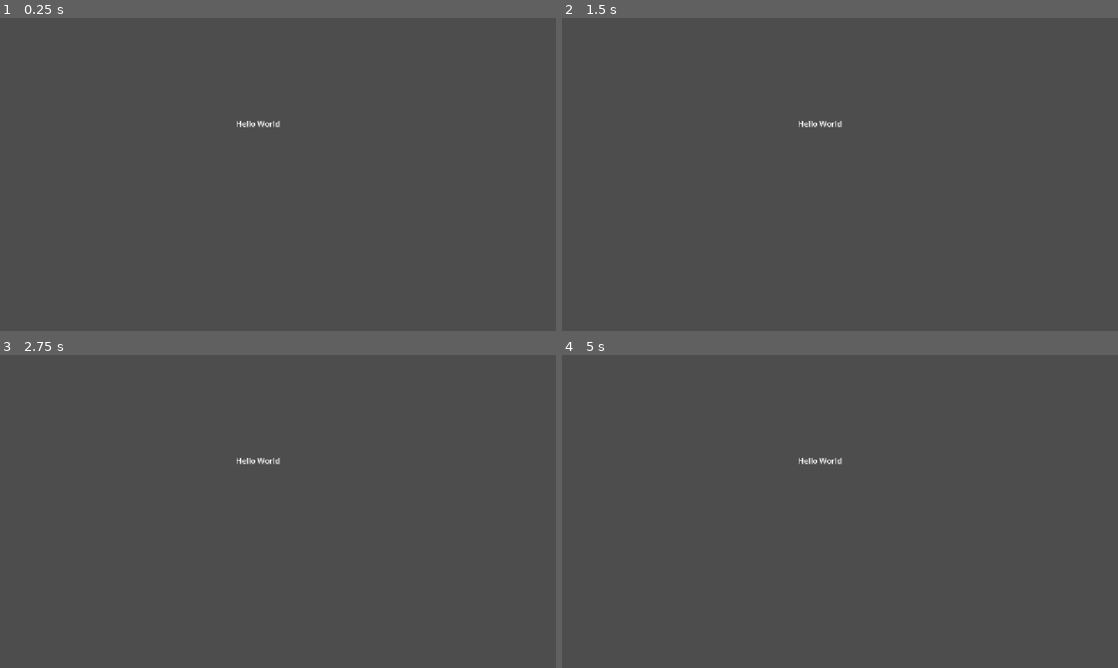
Above: before the commit, frames 1-4 (two rows, left to right).
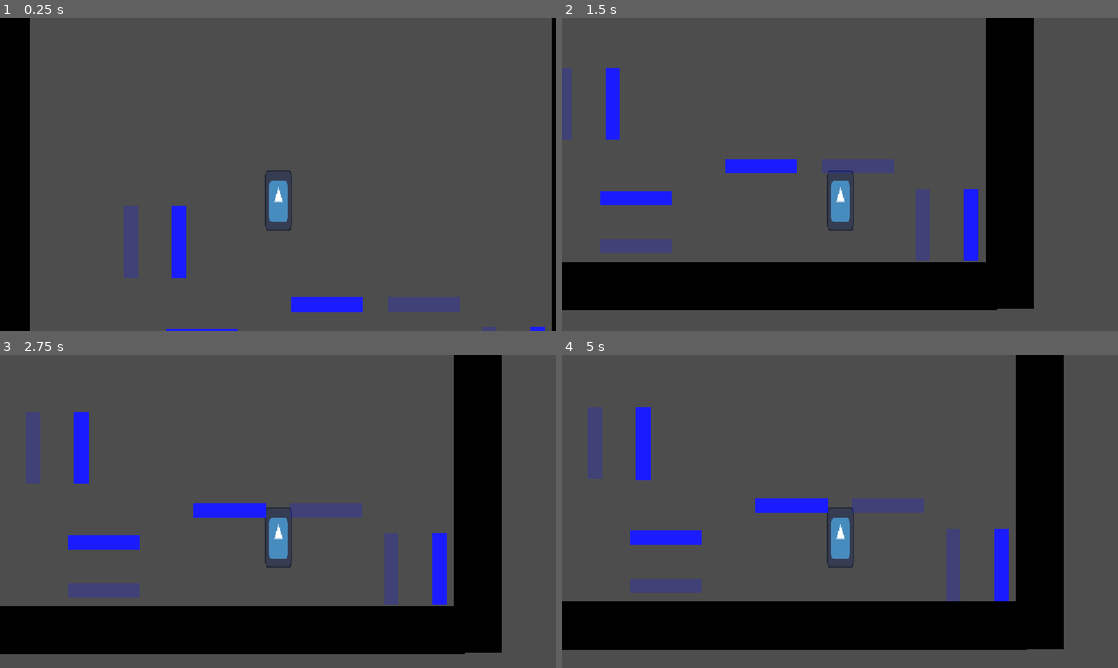
Above: after the commit, the same moments.

Repository: JoeLosOkay/TOM---Gameoff-2026
Game: Godot game, scene res://world.tscn
The game is run twice, just before and just after one commit, with the same random seed, the same clock (stepped at 60 frames per second) and the same inputs. Before the commit the project starts from res://root_scene.tscn. The engine's default icon, where the game draws it, is replaced by a stand-in: a white triangle on a blue panel in a dark square.
Inputs:
- Up to frame 1 (0.25 s): no input
- Up to frame 2 (1.5 s): tap Enter (ui_accept) at 0.5, 0.77, 0.8, 1.07, 1.35 s; hold Shift (Move Platforms, bound only after the commit) 0.53-1.28 s; hold Right (ui_right) from 0.53 s (still down)
- Up to frame 3 (2.75 s): tap Enter (ui_accept) at 1.52, 1.82, 2, 2.3 s; tap Shift (Move Platforms, bound only after the commit) at 1.55 s; release Right (ui_right) at 2.03 s; hold Left (ui_left) from 2.03 s (still down); hold Shift (Move Platforms, bound only after the commit) from 2.03 s (still down)
- Up to frame 4 (5 s): release Left (ui_left) at 2.78 s; release Shift (Move Platforms, bound only after the commit) at 2.78 s; hold Right (ui_right) 2.78-4.28 s; tap Shift (Move Platforms, bound only after the commit) at 2.85, 4.35 s; tap Enter (ui_accept) at 3.02, 3.32, 3.6, 3.77, 4.07, 4.52, 4.82 s; hold Left (ui_left) from 4.28 s (still down)

The runs differ from the first frame. In frame 1, 9.4% of the frame differs, in the area x 0-100%, y 0-100%; in frame 2, 25%; in frame 3, 26%; in frame 4, 26%, in the area x 0-91%, y 0-95%.

Commit message:
added in test room and code so far

Diff:
--- /dev/null
+++ b/Moving_Platform.tscn
@@ -0,0 +1,34 @@
+[gd_scene format=3 uid="uid://3picholh8dcm"]
+
+[ext_resource type="Script" uid="uid://doofdg5nuxrnf" path="res://moving_platform.gd" id="1_1unfh"]
+
+[sub_resource type="QuadMesh" id="QuadMesh_qs3il"]
+
+[sub_resource type="RectangleShape2D" id="RectangleShape2D_qs3il"]
+size = Vector2(149, 30)
+
+[sub_resource type="CanvasTexture" id="CanvasTexture_02stb"]
+
+[node name="Moving_Platform" type="Node2D" unique_id=2024360150]
+
+[node name="Moving Platform" type="AnimatableBody2D" parent="." unique_id=947345590]
+script = ExtResource("1_1unfh")
+
+[node name="MeshInstance2D" type="MeshInstance2D" parent="Moving Platform" unique_id=742793917]
+modulate = Color(0.101960786, 0.10980392, 1, 1)
+scale = Vector2(149.49998, 30.5)
+mesh = SubResource("QuadMesh_qs3il")
+
+[node name="CollisionShape2D" type="CollisionShape2D" parent="Moving Platform" unique_id=297649609]
+shape = SubResource("RectangleShape2D_qs3il")
+
+[node name="PlatformPointA" type="Sprite2D" parent="." unique_id=2100716478]
+modulate = Color(0.101960786, 0.10980392, 1, 0.23921569)
+scale = Vector2(149, 29.999998)
+texture = SubResource("CanvasTexture_02stb")
+
+[node name="PlatformPointB" type="Sprite2D" parent="." unique_id=158448723]
+modulate = Color(0.101960786, 0.10980392, 1, 0.23921569)
+position = Vector2(0, 100)
+scale = Vector2(149, 29.999998)
+texture = SubResource("CanvasTexture_02stb")
--- /dev/null
+++ b/character_body_2d.gd
@@ -0,0 +1,37 @@
+extends CharacterBody2D
+
+
+const SPEED = 300.0
+const JUMP_VELOCITY = -600.0
+const LAUNCH_MULTIPLIER = .5
+
+func _physics_process(delta: float) -> void:
+	# Add the gravity.
+	if not is_on_floor():
+		velocity += get_gravity() * delta
+
+	for i in range(get_slide_collision_count()):
+		var collision = get_slide_collision(i)
+		var collider = collision.get_collider()
+
+		if collider is AnimatableBody2D:
+			var platform_velocity: Vector2 = get_platform_velocity()
+
+			if platform_velocity.length() > 10.0:
+				velocity = platform_velocity * LAUNCH_MULTIPLIER
+
+	# Handle jump.
+	if Input.is_action_just_pressed("ui_accept") and is_on_floor():
+		var platform_vel = get_platform_velocity()
+		velocity.y = JUMP_VELOCITY
+		velocity.x += platform_vel.x
+
+	# Get the input direction and handle the movement/deceleration.
+	# As good practice, you should replace UI actions with custom gameplay actions.
+	var direction := Input.get_axis("ui_left", "ui_right")
+	if direction:
+		velocity.x = direction * SPEED
+	else:
+		velocity.x = move_toward(velocity.x, 0, SPEED)
+
+	move_and_slide()
--- /dev/null
+++ b/character_body_2d.tscn
@@ -0,0 +1,22 @@
+[gd_scene format=3 uid="uid://csw41qovh13u7"]
+
+[ext_resource type="Texture2D" uid="uid://la366ypbyto1" path="res://icon.svg" id="1_f50pn"]
+[ext_resource type="Script" uid="uid://kxkry8gamaiy" path="res://character_body_2d.gd" id="1_ij6vw"]
+
+[sub_resource type="RectangleShape2D" id="RectangleShape2D_wudgo"]
+size = Vector2(53, 125)
+
+[node name="CharacterBody2D" type="CharacterBody2D" unique_id=535340946]
+script = ExtResource("1_ij6vw")
+
+[node name="Sprite2D" type="Sprite2D" parent="." unique_id=1643651389]
+position = Vector2(0.9999962, 3.9999998)
+scale = Vector2(0.4296875, 1)
+texture = ExtResource("1_f50pn")
+
+[node name="CollisionShape2D" type="CollisionShape2D" parent="." unique_id=838001094]
+position = Vector2(0.5, 3.5)
+shape = SubResource("RectangleShape2D_wudgo")
+
+[node name="Camera2D" type="Camera2D" parent="." unique_id=1295861511]
+offset = Vector2(0, -50)
--- /dev/null
+++ b/moving_platform.gd
@@ -0,0 +1,44 @@
+extends AnimatableBody2D
+
+@onready var MovePointA:Vector2 = Vector2($"../PlatformPointA".position)
+@onready var MovePointB:Vector2 = Vector2($"../PlatformPointB".position)
+@export var MoveTime:float = 0.1
+
+var is_at_point_b:bool = false
+var active_tween: Tween
+var is_moving:bool = false
+# Called when the node enters the scene tree for the first time.
+func _ready() -> void:
+	pass
+
+# Calls for the function to move platforms
+func _unhandled_input(event: InputEvent) -> void:
+	if event.is_action_pressed("Move Platforms"):
+		move_position()
+
+
+func move_position():
+	# Changes platforms move target and prevents movement
+	if is_moving == false:
+		is_moving = true
+		is_at_point_b = !is_at_point_b
+
+		var target = MovePointB if not is_at_point_b else MovePointA
+
+
+		# Tween to move the platform and allows movement again when finished
+		active_tween = create_tween()
+		#active_tween.set_trans(Tween.TRANS_SINE)
+		#active_tween.set_ease(Tween.EASE_IN_OUT)
+		active_tween.tween_property(self, "position", target, MoveTime)
+		await active_tween.finished
+		is_moving = false
+
+	# Called every frame. 'delta' is the elapsed time since the previous frame.
+func _process(delta: float) -> void:
+	pass
+	#if Input.is_key_pressed(KEY_SHIFT):
+		#var target = MovePointB if not is_at_point_b else MovePointA
+		#position = position.move_toward(target, MoveSpeed * delta)
+		#if position.distance_to(target) <= 0:
+			#is_at_point_b = not is_at_point_b
--- a/project.godot
+++ b/project.godot
@@ -10,9 +10,9 @@
 
 [application]
 
-config/name="Gameoff Entry 2026"
-run/main_scene="res://root_scene.tscn"
-config/features=PackedStringArray("4.7", "GL Compatibility")
+config/name="Platformer Prototype"
+run/main_scene="uid://dqbsx1khpxa2"
+config/features=PackedStringArray("4.7", "Forward Plus")
 config/icon="res://icon.svg"
 
 [display]
@@ -20,12 +20,19 @@
 window/stretch/mode="canvas_items"
 window/stretch/aspect="expand"
 
+[input]
+
+"Move Platforms"={
+"deadzone": 0.2,
+"events": [Object(InputEventKey,"resource_local_to_scene":false,"resource_name":"","device":-1,"window_id":0,"alt_pressed":false,"shift_pressed":false,"ctrl_pressed":false,"meta_pressed":false,"pressed":false,"keycode":0,"physical_keycode":4194325,"key_label":0,"unicode":0,"location":0,"echo":false,"script":null)
+]
+}
+
 [physics]
 
 3d/physics_engine="Jolt Physics"
+2d/default_gravity=2000.0
 
 [rendering]
 
 rendering_device/driver.windows="d3d12"
-renderer/rendering_method="gl_compatibility"
-renderer/rendering_method.mobile="gl_compatibility"
--- /dev/null
+++ b/world.tscn
@@ -0,0 +1,95 @@
+[gd_scene format=3 uid="uid://dqbsx1khpxa2"]
+
+[ext_resource type="PackedScene" uid="uid://csw41qovh13u7" path="res://character_body_2d.tscn" id="1_f3sb7"]
+[ext_resource type="PackedScene" uid="uid://3picholh8dcm" path="res://Moving_Platform.tscn" id="2_fj7yv"]
+
+[sub_resource type="QuadMesh" id="QuadMesh_qs3il"]
+
+[sub_resource type="RectangleShape2D" id="RectangleShape2D_5glnn"]
+size = Vector2(1153, 100)
+
+[node name="World" type="Node2D" unique_id=894377632]
+
+[node name="CharacterBody2D" parent="." unique_id=535340946 instance=ExtResource("1_f3sb7")]
+position = Vector2(561, 65)
+platform_on_leave = 1
+
+[node name="Platform" type="StaticBody2D" parent="." unique_id=1152408278]
+position = Vector2(563, 590)
+
+[node name="MeshInstance2D" type="MeshInstance2D" parent="Platform" unique_id=1151220995]
+modulate = Color(0, 0, 0, 1)
+position = Vector2(12.999989, 0)
+scale = Vector2(1150, 100)
+mesh = SubResource("QuadMesh_qs3il")
+
+[node name="CollisionShape2D" type="CollisionShape2D" parent="Platform" unique_id=227849288]
+position = Vector2(12.5, 0)
+shape = SubResource("RectangleShape2D_5glnn")
+
+[node name="Platform2" type="StaticBody2D" parent="." unique_id=1484613178]
+position = Vector2(1165, 53)
+
+[node name="MeshInstance2D" type="MeshInstance2D" parent="Platform2" unique_id=1423045246]
+modulate = Color(0, 0, 0, 1)
+position = Vector2(12.999989, 10)
+rotation = 1.5707964
+scale = Vector2(1150, 100)
+mesh = SubResource("QuadMesh_qs3il")
+
+[node name="CollisionShape2D" type="CollisionShape2D" parent="Platform2" unique_id=399740770]
+position = Vector2(12.5, 10)
+rotation = 1.5707964
+shape = SubResource("RectangleShape2D_5glnn")
+
+[node name="Platform3" type="StaticBody2D" parent="." unique_id=787902273]
+position = Vector2(-13, 58)
+
+[node name="MeshInstance2D" type="MeshInstance2D" parent="Platform3" unique_id=203680832]
+modulate = Color(0, 0, 0, 1)
+position = Vector2(10, 10)
+rotation = 1.5707964
+scale = Vector2(1150, 100)
+mesh = SubResource("QuadMesh_qs3il")
+
+[node name="CollisionShape2D" type="CollisionShape2D" parent="Platform3" unique_id=1535000975]
+position = Vector2(10, 10)
+rotation = 1.5707964
+shape = SubResource("RectangleShape2D_5glnn")
+
+[node name="Platform4" type="StaticBody2D" parent="." unique_id=1468380326]
+position = Vector2(1721, -734)
+rotation = 1.5707964
+
+[node name="MeshInstance2D" type="MeshInstance2D" parent="Platform4" unique_id=1472741475]
+modulate = Color(0, 0, 0, 1)
+position = Vector2(10, 10)
+rotation = 1.5707964
+scale = Vector2(1150, 100)
+mesh = SubResource("QuadMesh_qs3il")
+
+[node name="CollisionShape2D" type="CollisionShape2D" parent="Platform4" unique_id=1187669688]
+position = Vector2(10, 10)
+rotation = 1.5707964
+shape = SubResource("RectangleShape2D_5glnn")
+
+[node name="Moving_Platform" parent="." unique_id=2024360150 instance=ExtResource("2_fj7yv")]
+position = Vector2(403, 408)
+
+[node name="Moving_Platform2" parent="." unique_id=1243204589 instance=ExtResource("2_fj7yv")]
+position = Vector2(663, 342)
+
+[node name="PlatformPointB" parent="Moving_Platform2" index="2" unique_id=158448723]
+position = Vector2(200, 0)
+
+[node name="Moving_Platform3" parent="." unique_id=357486965 instance=ExtResource("2_fj7yv")]
+position = Vector2(356, 213)
+rotation = 1.5707964
+
+[node name="Moving_Platform3" parent="Moving_Platform3" unique_id=381005836 instance=ExtResource("2_fj7yv")]
+position = Vector2(250.99997, -742)
+
+[editable path="Moving_Platform"]
+[editable path="Moving_Platform2"]
+[editable path="Moving_Platform3"]
+[editable path="Moving_Platform3/Moving_Platform3"]
Not shown, added: character_body_2d.gd.uid
Not shown, changed: icon.svg.import
Not shown, added: moving_platform.gd.uid
